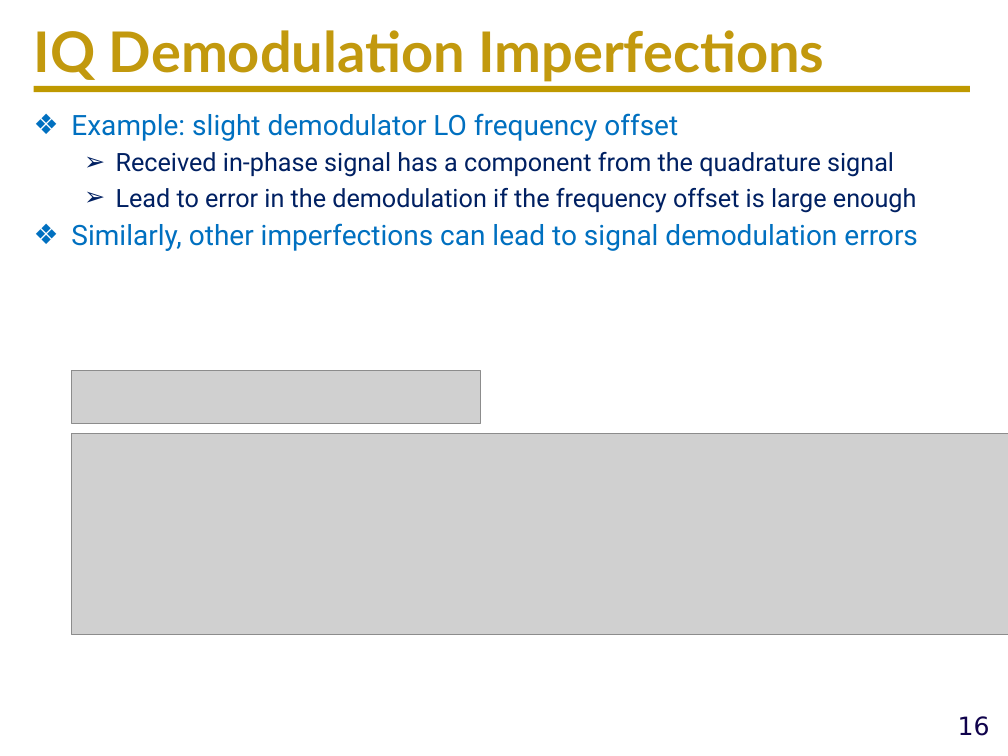
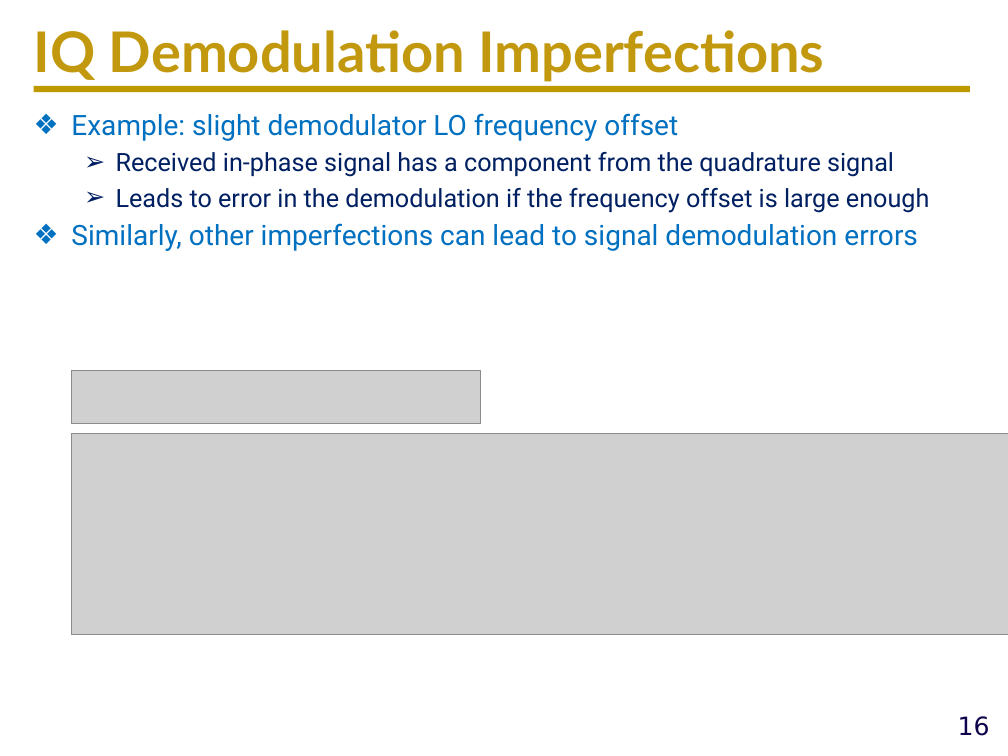
Before and after one commit to ucdart/UCD-EEC134, a slide deck: slide 16 of lectures/lec6/Lec6-Modulation.pptx. Drawn at 1008x756 pixels with LibreOffice and Linux fonts; fonts in the diff are those of the drawing; grey boxes stand for pictures; background and template pictures are left out. Boxes give left, top, right and bottom in pixels: in the first picture for what was removed or moved away, otherwise in the second. Text is boxed around its words. In the diff, an @@ line names an element or a change of style, - is before the commit and + after.

```diff
--- a/lectures/lec6/Lec6-Modulation.pptx
+++ b/lectures/lec6/Lec6-Modulation.pptx
@@ text at (x1=116, y1=188, x2=930, y2=213): text changed @@
-  ➢ Lead to error in the demodulation if the frequency offset is large enough
+  ➢ Leads to error in the demodulation if the frequency offset is large enough
```
Also in this commit, not shown: 1 other slide changed.
